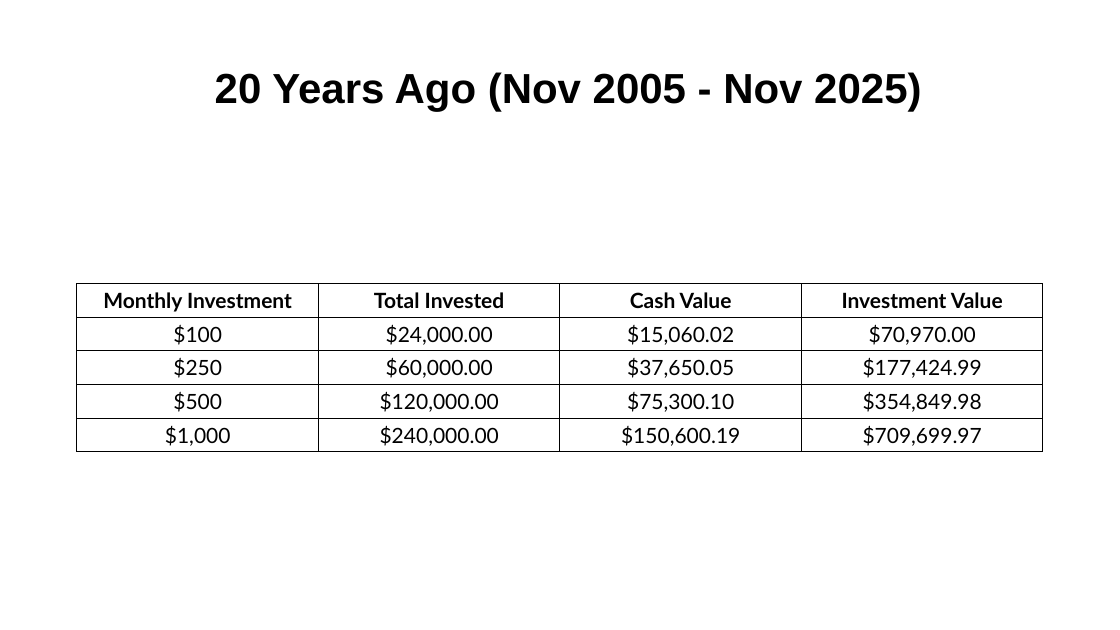
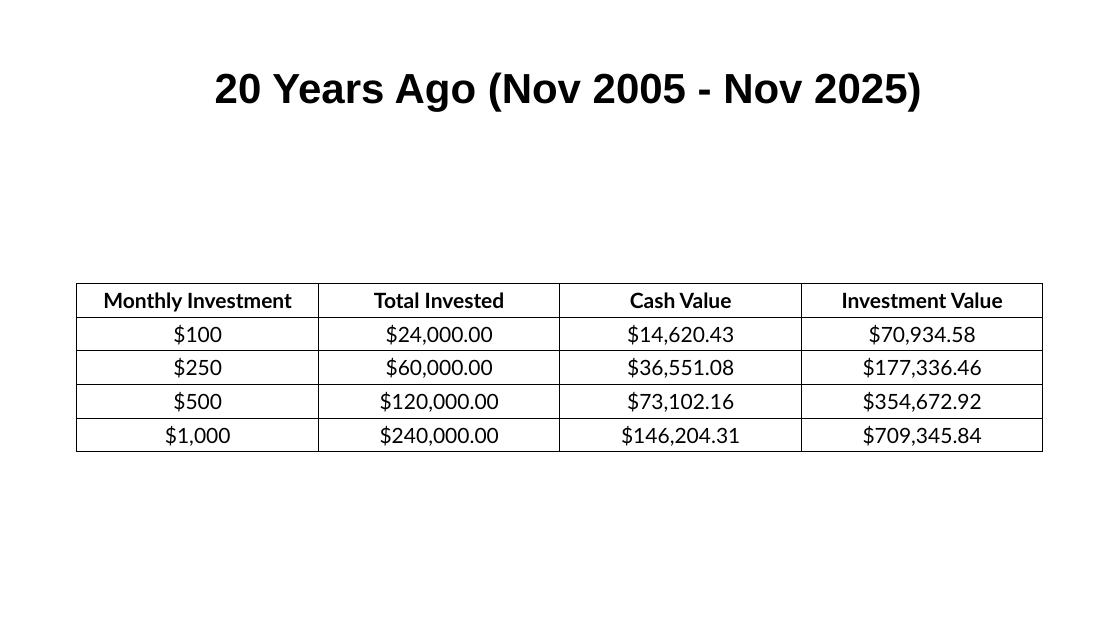
Before and after one commit to vlcosent/Investment_guid, a slide deck: slide 41 of PURCHASING_POWER_ANALYSIS_FINAL_CORRECTED_1.pptx. Drawn at 1120x630 pixels with LibreOffice and Linux fonts; fonts in the diff are those of the drawing. Boxes give left, top, right and bottom in pixels: in the first picture for what was removed or moved away, otherwise in the second. Text is boxed around its words. In the diff, an @@ line names an element or a change of style, - is before the commit and + after.

```diff
--- a/PURCHASING_POWER_ANALYSIS_FINAL_CORRECTED_1.pptx
+++ b/PURCHASING_POWER_ANALYSIS_FINAL_CORRECTED_1.pptx
@@ table at box(77, 284, 1045, 452) @@
-row 2, column 3: $15,060.02
+row 2, column 3: $14,620.43
-row 2, column 4: $70,970.00
+row 2, column 4: $70,934.58
-row 3, column 3: $37,650.05
+row 3, column 3: $36,551.08
-row 3, column 4: $177,424.99
+row 3, column 4: $177,336.46
-row 4, column 3: $75,300.10
+row 4, column 3: $73,102.16
-row 4, column 4: $354,849.98
+row 4, column 4: $354,672.92
-row 5, column 3: $150,600.19
+row 5, column 3: $146,204.31
-row 5, column 4: $709,699.97
+row 5, column 4: $709,345.84
```
Also in this commit, not shown: 16 other slides changed, 3 other files.
